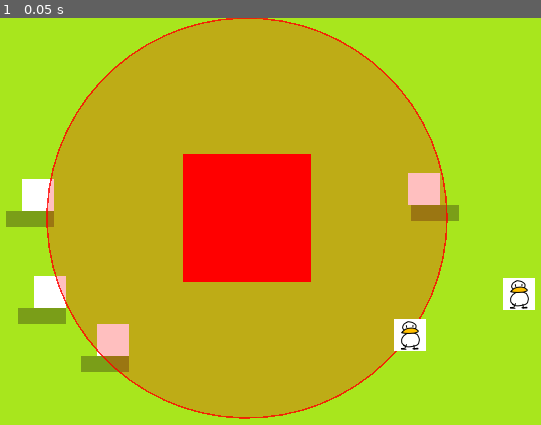
Above: before the commit, frame 1.
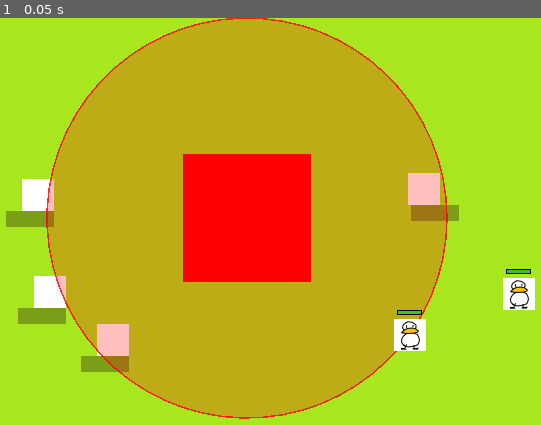
Above: after the commit, the same moment.

Repository: Sukimo/Duck_Tactics
Game: Godot game, scene res://Scene/arena_2d.tscn
Same seed, same stepped clock (60 frames per second), same inputs: the game is played once before the commit and once after it.
Inputs:
- Up to frame 1 (0.05 s): no input

The runs differ from the first frame. In frame 1, 0.1% of the frame differs, in the area x 73-99%, y 61-73%.

Commit message:
[Add] healthBar

Diff:
--- /dev/null
+++ b/components/health_bar.tscn
@@ -0,0 +1,6 @@
+[gd_scene format=3 uid="uid://b73q4bv6hdhkt"]
+
+[ext_resource type="Script" uid="uid://b2jbgn17a0vwj" path="res://components/health_bar_component.gd" id="1_pmym8"]
+
+[node name="HealthBar" type="Node2D" unique_id=968690896]
+script = ExtResource("1_pmym8")
--- /dev/null
+++ b/components/health_bar_component.gd
@@ -0,0 +1,30 @@
+extends Node2D
+class_name HealthBarComponent
+
+@export var bar_width: float = 24.0
+@export var bar_height: float = 4.0
+@export var offset_y: float = -24.0
+
+@export var bg_color: Color = Color(0.8,0.1,0.1,0.9)
+@export var fill_color: Color = Color(0.2,0.8,0.2,0.9)
+
+var _hp_percent: float = 1.0
+
+func _ready() -> void:
+	call_deferred("_init_bar")
+
+func _init_bar()-> void:
+	var parent := get_parent()
+	if parent.get("max_hp") !=null:
+		update(parent.hp,parent.max_hp)
+
+func update(current: int ,maximum: int)->void:
+	_hp_percent =clampf(float(current)/float(maximum),0.0,1.0)
+	queue_redraw()
+
+func _draw()-> void:
+	var bg := Rect2(Vector2(-bar_width / 2.0,offset_y),Vector2(bar_width,bar_height))
+	var fill := Rect2(Vector2(-bar_width/2.0,offset_y),Vector2(bar_width*_hp_percent,bar_height))
+	draw_rect(bg,bg_color)
+	draw_rect(fill, fill_color)
+	draw_rect(bg, Color.BLACK,false,1.0)
--- a/project.godot
+++ b/project.godot
@@ -20,7 +20,7 @@
 window/size/viewport_width=800
 window/size/viewport_height=450
 window/size/window_width_override=1600
-window/size/window_height_override=900
+window/size/window_height_override=800
 window/stretch/mode="viewport"
 
 [dotnet]
--- a/units/duck.gd
+++ b/units/duck.gd
@@ -73,7 +73,9 @@
 
 func take_damage(amount: int) -> void:
 	hp -=amount
-	print("[Duck] %s took %d dmg (%d/%d)" % [name, amount, hp, max_hp])
+	if has_node("HealthBar"):
+		$HealthBar.update(hp,max_hp)
+	#print("[Duck] %s took %d dmg (%d/%d)" % [name, amount, hp, max_hp])
 	if hp <= 0:
 		die()
 
--- a/units/melee_duck.tscn
+++ b/units/melee_duck.tscn
@@ -3,6 +3,7 @@
 [ext_resource type="Script" uid="uid://ctvlk57sns1bt" path="res://units/melee_duck.gd" id="1_fydtf"]
 [ext_resource type="Texture2D" uid="uid://djumuu38bf2o8" path="res://sprites/duckNearest_v1.png" id="2_vt4yn"]
 [ext_resource type="Script" uid="uid://dufoubqahcdi" path="res://components/melee_attack.gd" id="3_vt4yn"]
+[ext_resource type="PackedScene" uid="uid://b73q4bv6hdhkt" path="res://components/health_bar.tscn" id="4_g4onk"]
 
 [sub_resource type="RectangleShape2D" id="RectangleShape2D_txoiq"]
 size = Vector2(32, 32)
@@ -25,3 +26,5 @@
 attack_range = 100.0
 attack_damage = 25
 target_group = "enemies"
+
+[node name="HealthBar" parent="." unique_id=968690896 instance=ExtResource("4_g4onk")]
--- a/units/range_duck.tscn
+++ b/units/range_duck.tscn
@@ -3,6 +3,7 @@
 [ext_resource type="Script" uid="uid://bqosdplvx2qo5" path="res://units/range_duck.gd" id="1_8fxrk"]
 [ext_resource type="Texture2D" uid="uid://brtc57awtjdat" path="res://sprites/duck_v1.png" id="2_xd7ve"]
 [ext_resource type="Script" uid="uid://c7w68xdn0asqh" path="res://components/range_attack.gd" id="3_xd7ve"]
+[ext_resource type="PackedScene" uid="uid://b73q4bv6hdhkt" path="res://components/health_bar.tscn" id="4_kolxo"]
 
 [sub_resource type="RectangleShape2D" id="RectangleShape2D_txoiq"]
 size = Vector2(32, 32)
@@ -26,3 +27,5 @@
 attack_damage = 12
 attack_speed = 0.8
 target_group = "enemies"
+
+[node name="HealthBar" parent="." unique_id=968690896 instance=ExtResource("4_kolxo")]
